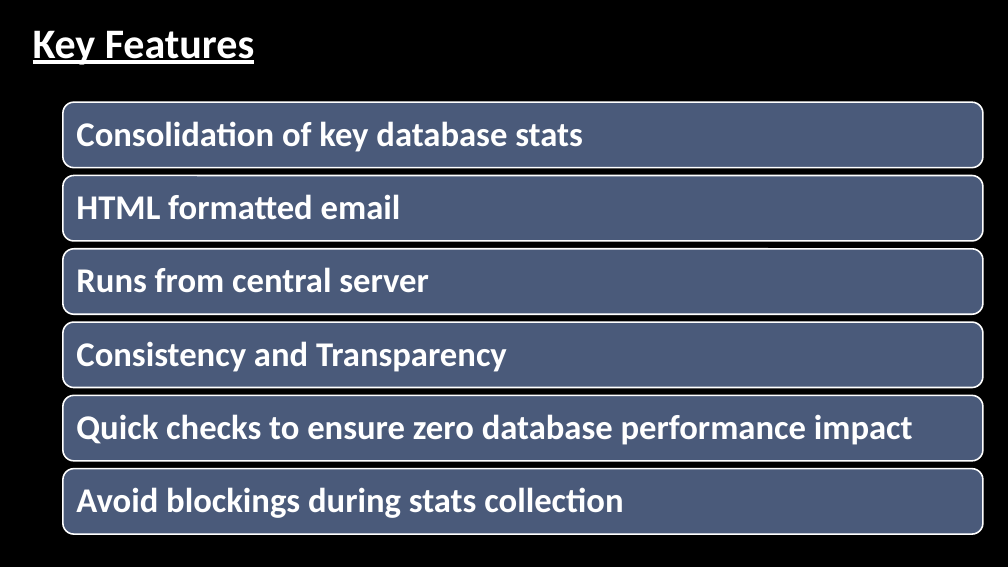
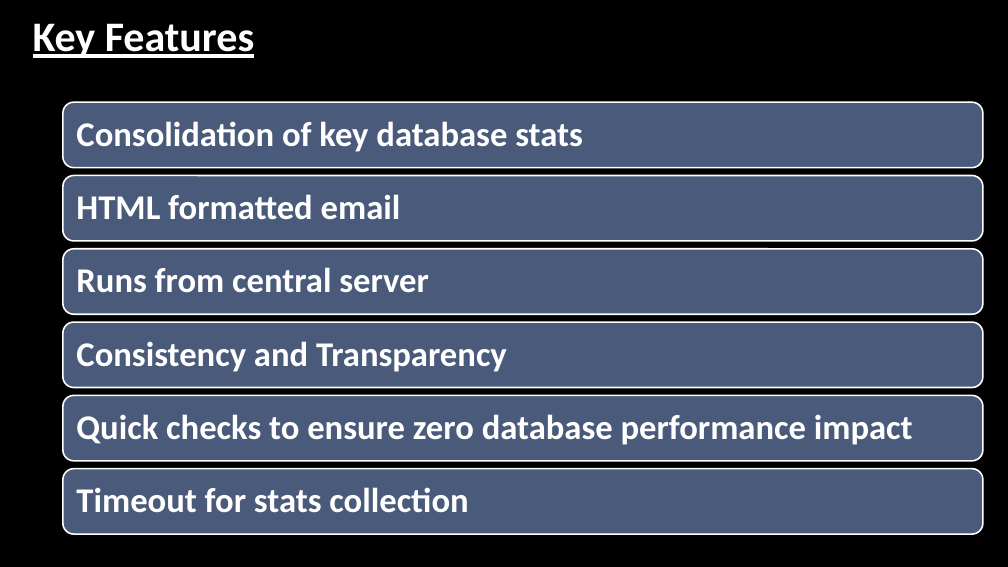
Before and after one commit to hedaprakash/SQLHealthCheck, a slide deck: slide 6 of Consolidated Essential Performance Health Check using PowerShell.pptx (slide 8 before the commit). Drawn at 1008x567 pixels with LibreOffice and Linux fonts; fonts in the diff are those of the drawing; background and template pictures are left out. Boxes give left, top, right and bottom in pixels: in the first picture for what was removed or moved away, otherwise in the second. Text is boxed around its words. In the diff, an @@ line names an element or a change of style, - is before the commit and + after.

```diff
--- a/Consolidated Essential Performance Health Check using PowerShell.pptx
+++ b/Consolidated Essential Performance Health Check using PowerShell.pptx
@@ rectangle "Key Features": place and size @@
-rectangle "Key Features" at bbox=[25, 13, 872, 57]
+rectangle "Key Features" at bbox=[25, 6, 872, 50]
@@ text at bbox=[76, 487, 468, 513]: text changed @@
-Avoid blockings during stats collection
+Timeout for stats collection
```
Also in this commit, not shown: 12 other slides changed, 2 slides removed, 5 other files.
